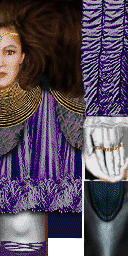
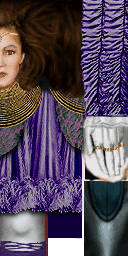
Two versions of the same layered image (128x256). Layer-by-layer changes:
added layer "opguestw16" above "pris4w" over box(0, 0, 128, 256)
hid "opguestw" over box(0, 0, 128, 256)
hid "frakus" over box(0, 0, 128, 256)
hid "merchan2" over box(0, 0, 128, 256)
hid "opguest" over box(0, 0, 128, 256)
hid "merchan6" over box(0, 0, 128, 256)
